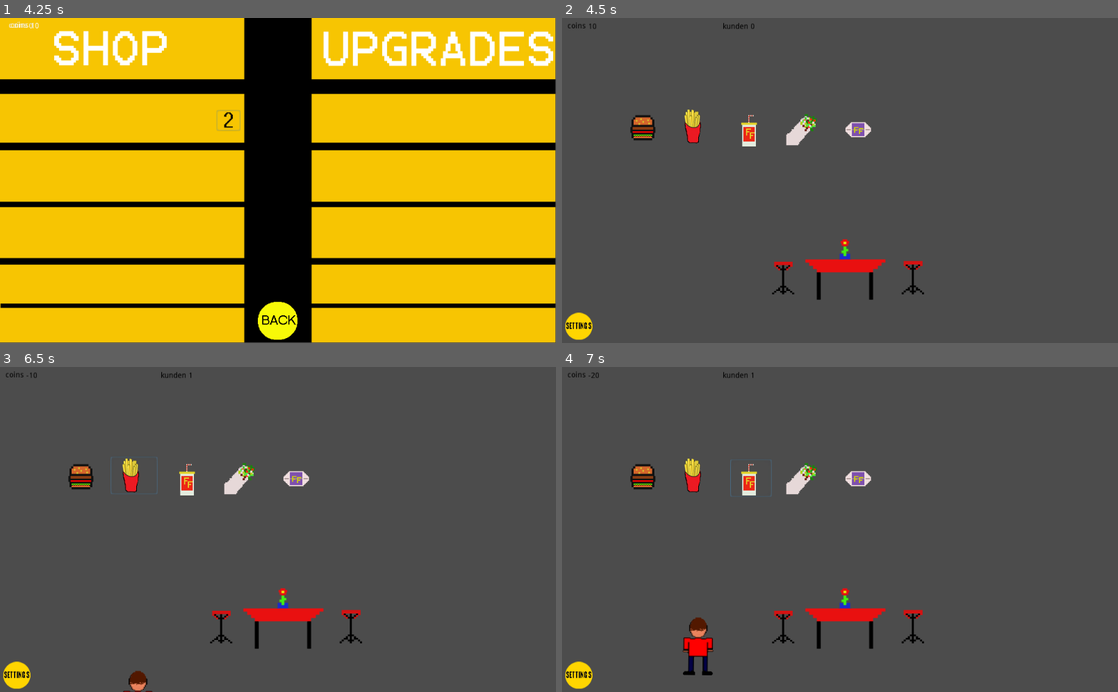
Above: before the commit, frames 1-4 (two rows, left to right).
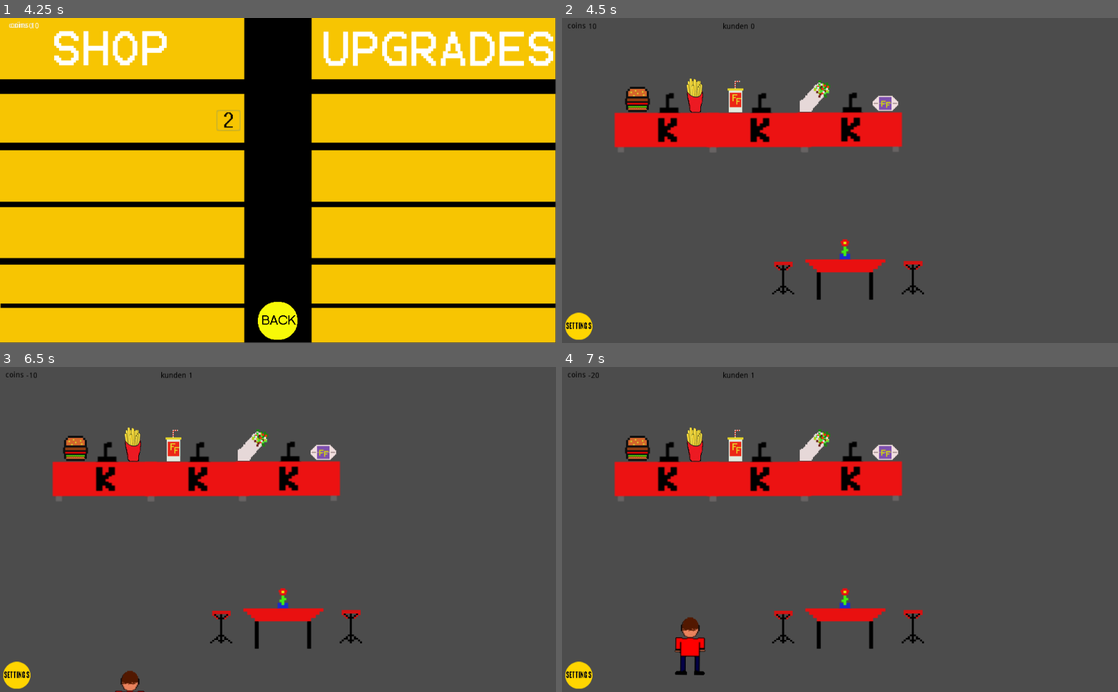
Above: after the commit, the same moments.

Repository: C4reless/Fast-Food-simulator
Game: Godot game, scene res://Start szene.tscn
Same seed, same stepped clock (60 frames per second), same inputs: the game is played once before the commit and once after it. The engine's default icon, where the game draws it, is replaced by a stand-in: a white triangle on a blue panel in a dark square.
Inputs (mouse positions are in pixels of both pictures, inside the frame that each line leads up to; where the layout moved, square brackets give the same spot in the first picture):
- Up to frame 1 (4.25 s): click "COMING SOON" at 0.5 s; click (144, 122) at 1.25 s; click (94, 118) at 2 s; click (278, 96) at 2.77 s; click (227, 122) at 3.5 s
- Up to frame 2 (4.5 s): click (840, 320) at 4.25 s
- Up to frame 3 (6.5 s): click (77, 448) [83, 477] at 5 s; click (133, 445) [133, 474] at 5.75 s
- Up to frame 4 (7 s): click (739, 445) [751, 477] at 6.5 s

Frame 1 is identical in both runs. In frame 2, 7.1% of the frame differs, in the area x 9-62%, y 18-42%; in frame 3, 7.3%; in frame 4, 7.8%, in the area x 9-62%, y 18-95%.

Commit message:
alles again

Diff:
--- a/Start szene.tscn
+++ b/Start szene.tscn
@@ -5,7 +5,7 @@
 [ext_resource path="res://Pics/start button new.png" type="Texture" id=3]
 [ext_resource path="res://Pics/TUT BUTTON NEW.png" type="Texture" id=4]
 
-[node name="Node2D" type="Node2D"]
+[node name="Node2D" type="Node2D" index="0"]
 
 position = Vector2( 0, 1.87396 )
 scale = Vector2( 1, 0.941439 )
--- a/einstellungen2.tscn
+++ b/einstellungen2.tscn
@@ -4,7 +4,7 @@
 [ext_resource path="res://Pics/tonzeichen groß.png" type="Texture" id=2]
 [ext_resource path="res://Pics/back button.png" type="Texture" id=3]
 
-[node name="Node2D" instance=ExtResource( 1 )]
+[node name="Node2D" index="0" instance=ExtResource( 1 )]
 
 [node name="Ton" parent="einstellungen-screenxdlol" index="1"]
 
--- a/gameplay.tscn
+++ b/gameplay.tscn
@@ -11,7 +11,7 @@
 "points": PoolVector2Array( 0, 0, 0, 0, 1.05481, 1.65222, 0, 0, 0, 0, -9.49658, -329.962, 0, 0, 0, 0, 887.37, -328.455 )
 }
 
-[node name="Node2D" type="Node2D" index="0"]
+[node name="Node2D" type="Node2D"]
 
 script = ExtResource( 1 )
 
--- a/map2.tscn
+++ b/map2.tscn
@@ -2,4 +2,4 @@
 
 [ext_resource path="res://map.tscn" type="PackedScene" id=1]
 
-[node name="map" instance=ExtResource( 1 )]
+[node name="map" index="0" instance=ExtResource( 1 )]
--- a/restaurant.tscn
+++ b/restaurant.tscn
@@ -1,15 +1,16 @@
-[gd_scene load_steps=11 format=2]
+[gd_scene load_steps=12 format=2]
 
 [ext_resource path="res://gameplay.tscn" type="PackedScene" id=1]
-[ext_resource path="res://Pics/der rote typ.png" type="Texture" id=2]
-[ext_resource path="res://Pics/EINSTELLUNGEN BUTTON.png" type="Texture" id=3]
-[ext_resource path="res://Pics/New Piskel.png" type="Texture" id=4]
-[ext_resource path="res://Pics/hocker.png" type="Texture" id=5]
-[ext_resource path="res://Pics/börga transparent.png" type="Texture" id=6]
-[ext_resource path="res://Pics/pommes.png" type="Texture" id=7]
-[ext_resource path="res://Pics/Flasche.png" type="Texture" id=8]
-[ext_resource path="res://Pics/der Wrap.png" type="Texture" id=9]
-[ext_resource path="res://Pics/chicken nuggets box.png" type="Texture" id=10]
+[ext_resource path="res://Pics/börga transparent.png" type="Texture" id=2]
+[ext_resource path="res://Pics/pommes.png" type="Texture" id=3]
+[ext_resource path="res://Pics/Flasche.png" type="Texture" id=4]
+[ext_resource path="res://Pics/der Wrap.png" type="Texture" id=5]
+[ext_resource path="res://Pics/EINSTELLUNGEN BUTTON.png" type="Texture" id=6]
+[ext_resource path="res://Pics/New Piskel.png" type="Texture" id=7]
+[ext_resource path="res://Pics/hocker.png" type="Texture" id=8]
+[ext_resource path="res://Pics/chicken nuggets box.png" type="Texture" id=9]
+[ext_resource path="res://Pics/tresen.png" type="Texture" id=10]
+[ext_resource path="res://Pics/der rote typ.png" type="Texture" id=11]
 
 [node name="Node2D" index="0" instance=ExtResource( 1 )]
 
@@ -17,23 +18,53 @@
 scale = Vector2( 1, 0.988979 )
 _sections_unfolded = [ "Transform" ]
 
-[node name="PathFollow2D" parent="Path2D" index="0"]
-
-rotate = false
-
-[node name="Sprite" parent="Path2D/PathFollow2D" index="0"]
-
-position = Vector2( -11.6461, -0.865845 )
-rotation = 1.61139
-scale = Vector2( 0.777538, 0.777538 )
-texture = ExtResource( 2 )
-
-[node name="Panel" parent="Path2D" index="1"]
-
-margin_left = 319.0
-margin_top = -336.0
-margin_right = 541.0
-margin_bottom = -240.0
+[node name="Button" parent="." index="0"]
+
+margin_left = 101.0
+margin_top = 113.0
+margin_right = 177.0
+margin_bottom = 183.0
+focus_mode = 0
+text = ""
+icon = ExtResource( 2 )
+flat = true
+_sections_unfolded = [ "Focus" ]
+
+[node name="Button2" parent="." index="1"]
+
+margin_left = 208.0
+margin_top = 107.0
+margin_right = 284.0
+margin_bottom = 177.0
+focus_mode = 0
+text = ""
+icon = ExtResource( 3 )
+flat = true
+_sections_unfolded = [ "Focus" ]
+
+[node name="Button3" parent="." index="2"]
+
+margin_left = 285.0
+margin_top = 105.0
+margin_right = 361.0
+margin_bottom = 175.0
+focus_mode = 0
+text = ""
+icon = ExtResource( 4 )
+flat = true
+_sections_unfolded = [ "Focus" ]
+
+[node name="Button4" parent="." index="3"]
+
+margin_left = 432.0
+margin_top = 104.0
+margin_right = 518.0
+margin_bottom = 174.0
+focus_mode = 0
+text = ""
+icon = ExtResource( 5 )
+flat = true
+_sections_unfolded = [ "Focus" ]
 
 [node name="Settings" type="Button" parent="." index="4"]
 
@@ -67,70 +98,44 @@
 position = Vector2( 518.408, 447.211 )
 rotation = -0.000836492
 scale = Vector2( 1.7552, 1.49639 )
-texture = ExtResource( 4 )
+texture = ExtResource( 7 )
+__meta__ = {
+"_edit_lock_": true
+}
 
 [node name="hocker2" type="Sprite" parent="." index="6"]
 
 position = Vector2( 644.352, 471.857 )
 rotation = -0.000836492
 scale = Vector2( 0.934957, 0.801359 )
-texture = ExtResource( 5 )
+texture = ExtResource( 8 )
+__meta__ = {
+"_edit_lock_": true
+}
 
 [node name="hocker" type="Sprite" parent="." index="7"]
 
 position = Vector2( 405.476, 472.927 )
 rotation = -0.000836492
 scale = Vector2( 0.922308, 0.790516 )
-texture = ExtResource( 5 )
-
-[node name="Button" parent="." index="8"]
-
-margin_left = 111.0
-margin_top = 166.0
-margin_right = 187.0
-margin_bottom = 236.0
-text = ""
-icon = ExtResource( 6 )
-flat = true
-
-[node name="Button2" parent="." index="9"]
-
-margin_right = 290.0
-margin_bottom = 234.0
-text = ""
-icon = ExtResource( 7 )
-flat = true
-
-[node name="Button3" parent="." index="10"]
-
-margin_left = 310.0
-margin_top = 169.0
-margin_right = 386.0
-margin_bottom = 239.0
-text = ""
-icon = ExtResource( 8 )
-flat = true
-
-[node name="Button4" parent="." index="11"]
-
-margin_left = 407.0
-margin_right = 493.0
-margin_bottom = 237.0
+texture = ExtResource( 8 )
+__meta__ = {
+"_edit_lock_": true
+}
+
+[node name="Button5" parent="." index="8"]
+
+margin_left = 559.0
+margin_top = 127.0
+margin_right = 635.0
+margin_bottom = 197.0
+focus_mode = 0
 text = ""
 icon = ExtResource( 9 )
 flat = true
-
-[node name="Button5" parent="." index="12"]
-
-margin_left = 509.0
-margin_top = 176.0
-margin_right = 585.0
-margin_bottom = 246.0
-text = ""
-icon = ExtResource( 10 )
-flat = true
-
-[node name="Label" parent="." index="13"]
+_sections_unfolded = [ "Focus" ]
+
+[node name="Label" parent="." index="9"]
 
 modulate = Color( 0, 0, 0, 1 )
 margin_left = 10.0
@@ -139,21 +144,64 @@
 margin_bottom = 19.0
 _sections_unfolded = [ "Visibility" ]
 
-[node name="Label4" parent="." index="14"]
+[node name="Label4" parent="." index="10"]
 
 modulate = Color( 0, 0, 0, 1 )
 margin_left = 296.0
 _sections_unfolded = [ "Visibility" ]
 
-[node name="Label3" parent="." index="15"]
+[node name="Label3" parent="." index="11"]
 
 modulate = Color( 0, 0, 0, 1 )
 margin_left = 347.0
 _sections_unfolded = [ "Visibility" ]
 
-[node name="Label2" parent="." index="16"]
-
-modulate = Color( 0, 0, 0, 1 )
-_sections_unfolded = [ "Visibility" ]
+[node name="Sprite" type="Sprite" parent="." index="12"]
+
+position = Vector2( 188.669, 217.882 )
+rotation = -0.000836493
+scale = Vector2( 2.8641, 2.45484 )
+texture = ExtResource( 10 )
+
+[node name="Sprite3" type="Sprite" parent="." index="13"]
+
+position = Vector2( 525.832, 217.097 )
+rotation = -0.000836493
+scale = Vector2( 2.8641, 2.45484 )
+texture = ExtResource( 10 )
+
+[node name="Sprite2" type="Sprite" parent="." index="14"]
+
+position = Vector2( 358.737, 217.958 )
+rotation = -0.000836493
+scale = Vector2( 2.8641, 2.45484 )
+texture = ExtResource( 10 )
+
+[node name="Label2" parent="." index="15"]
+
+modulate = Color( 0, 0, 0, 1 )
+_sections_unfolded = [ "Visibility" ]
+
+[node name="Path2D" parent="." index="19"]
+
+position = Vector2( 241.468, 641.905 )
+
+[node name="PathFollow2D" parent="Path2D" index="0"]
+
+rotate = false
+
+[node name="Sprite" parent="Path2D/PathFollow2D" index="0"]
+
+position = Vector2( -11.6461, -0.865845 )
+rotation = 1.61139
+scale = Vector2( 0.777538, 0.777538 )
+texture = ExtResource( 11 )
+
+[node name="Panel" parent="Path2D" index="1"]
+
+margin_left = 319.0
+margin_top = -336.0
+margin_right = 541.0
+margin_bottom = -240.0
 
 [connection signal="pressed" from="Settings" to="." method="_on_Settings_pressed"]
--- a/shop.tscn
+++ b/shop.tscn
@@ -5,7 +5,7 @@
 [ext_resource path="res://Pics/2.png" type="Texture" id=3]
 [ext_resource path="res://Pics/back button.png" type="Texture" id=4]
 
-[node name="Node" instance=ExtResource( 1 )]
+[node name="Node" index="0" instance=ExtResource( 1 )]
 
 [node name="shop screen" parent="." index="0"]
 
Not shown, added: Pics/tresen.png.import
Not shown: 1 places in restaurant.tscn that only renumber resources
